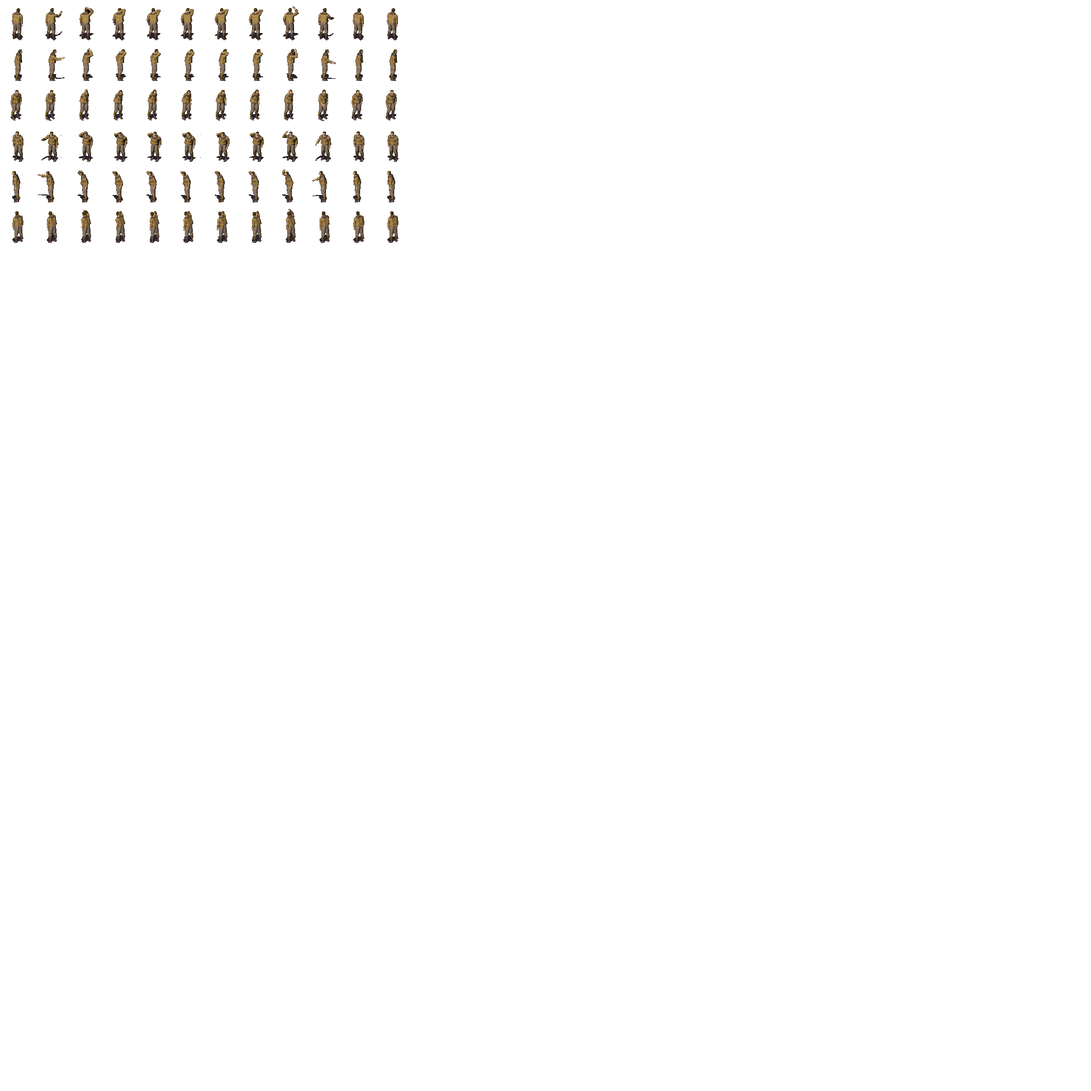
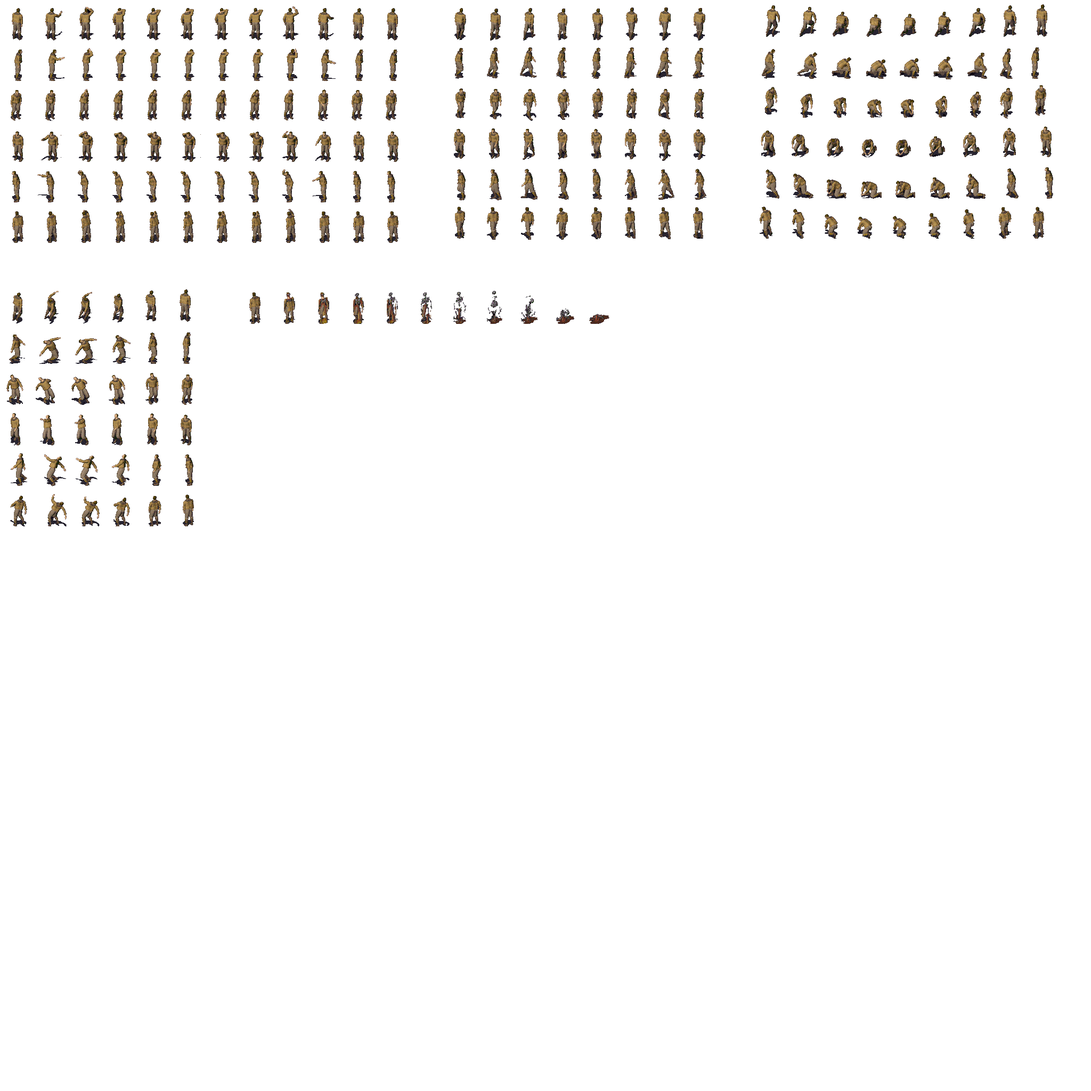
Layered file, before and after one edit (w=1091, h=1091). Changes by layer:
added layer "Pick Up" above "Die" over [left=759, top=4, right=1054, bottom=239]
added layer "Die" above "Hit" over [left=249, top=290, right=610, bottom=325]
added layer "Hit" above "Walk" over [left=6, top=289, right=194, bottom=527]
added layer "Walk" above "Idle" over [left=454, top=7, right=707, bottom=240]
